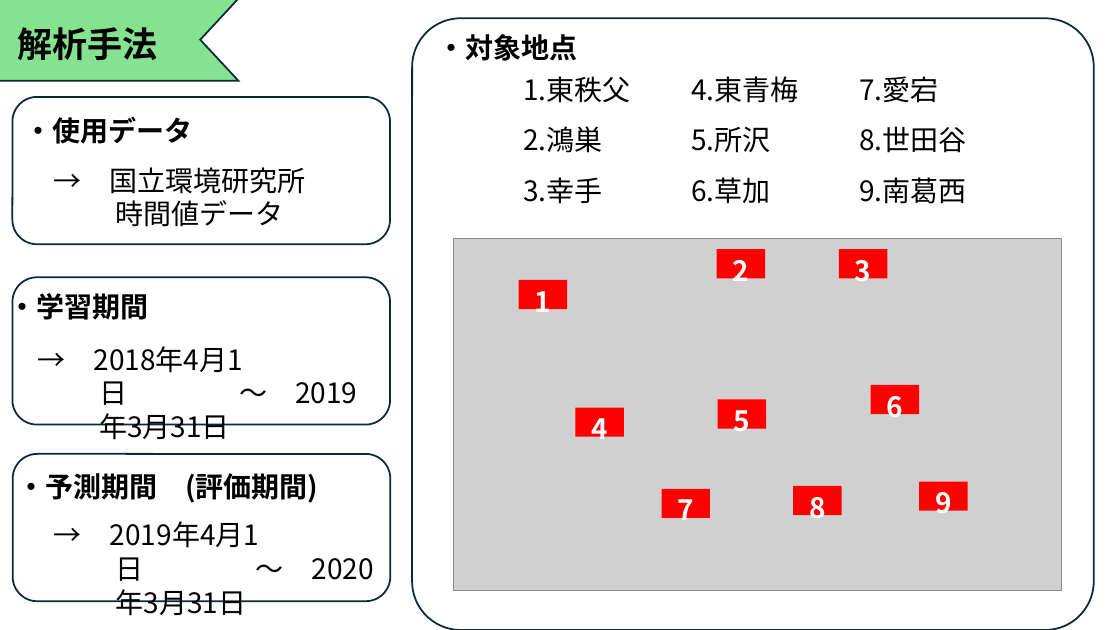
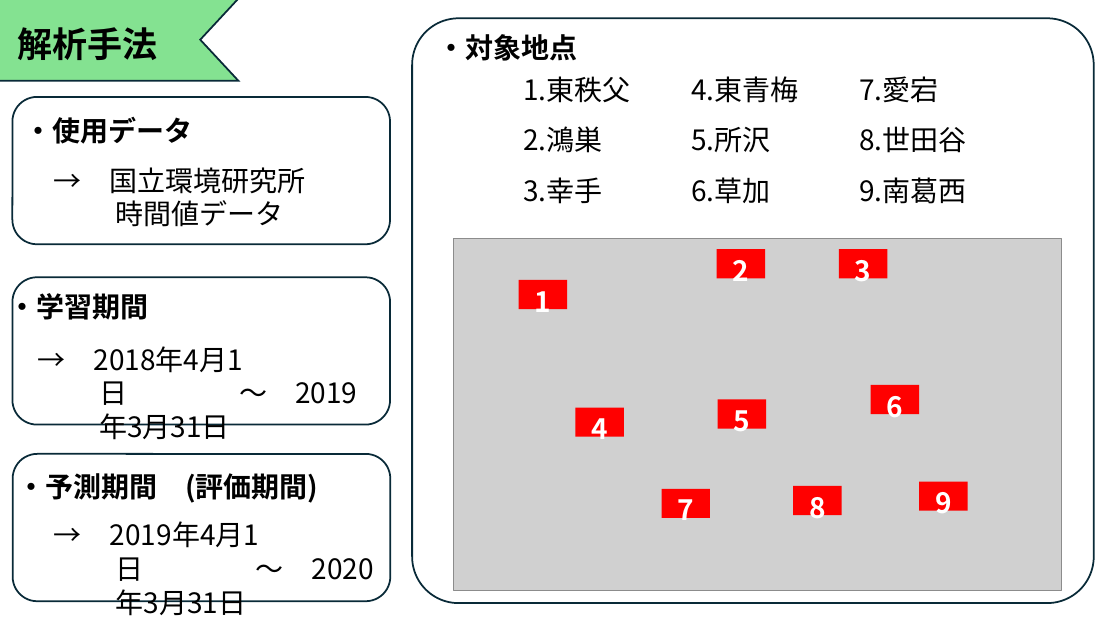
Before and after one commit to Tatsuki0623/lab, a slide deck: slide 4 of out_data/最終発表.pptx. Drawn at 1120x630 pixels with LibreOffice and Linux fonts; fonts in the diff are those of the drawing; grey boxes stand for pictures. Boxes give left, top, right and bottom in pixels: in the first picture for what was removed or moved away, otherwise in the second. Text is boxed around its words. In the diff, an @@ line names an element or a change of style, - is before the commit and + after.

```diff
--- a/out_data/最終発表.pptx
+++ b/out_data/最終発表.pptx
@@ rounded rectangle: place and size @@
-rounded rectangle at box(413, 18, 1094, 630)
+rounded rectangle at box(413, 18, 1094, 603)
```
Also in this commit, not shown: 6 other slides changed, 2 slides added.
